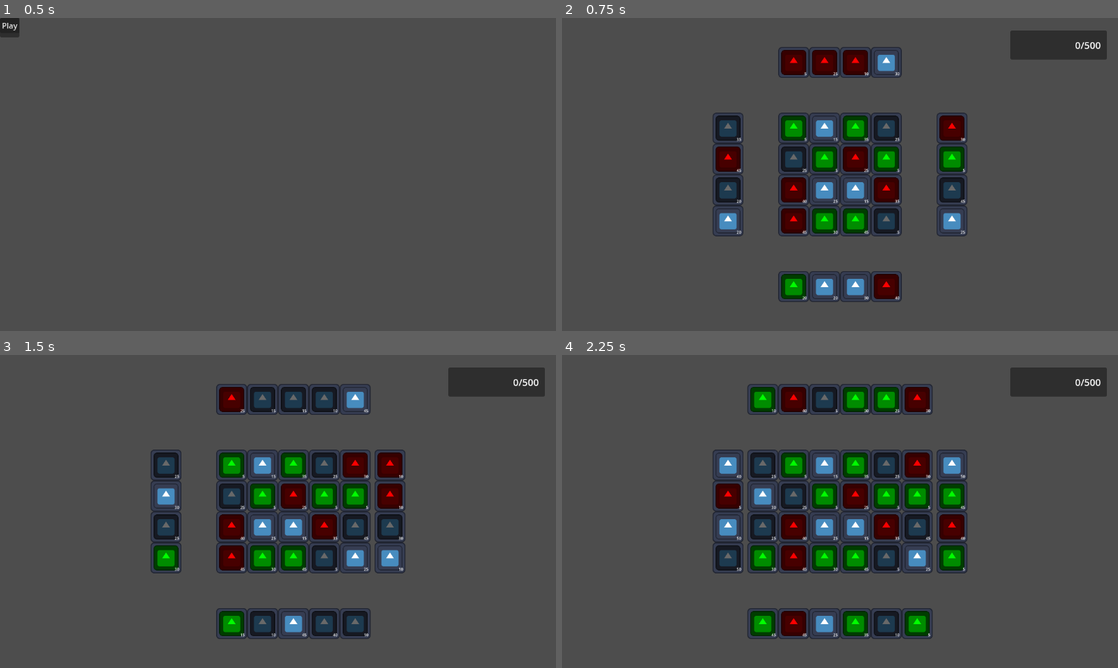
Above: before the commit, frames 1-4 (two rows, left to right).
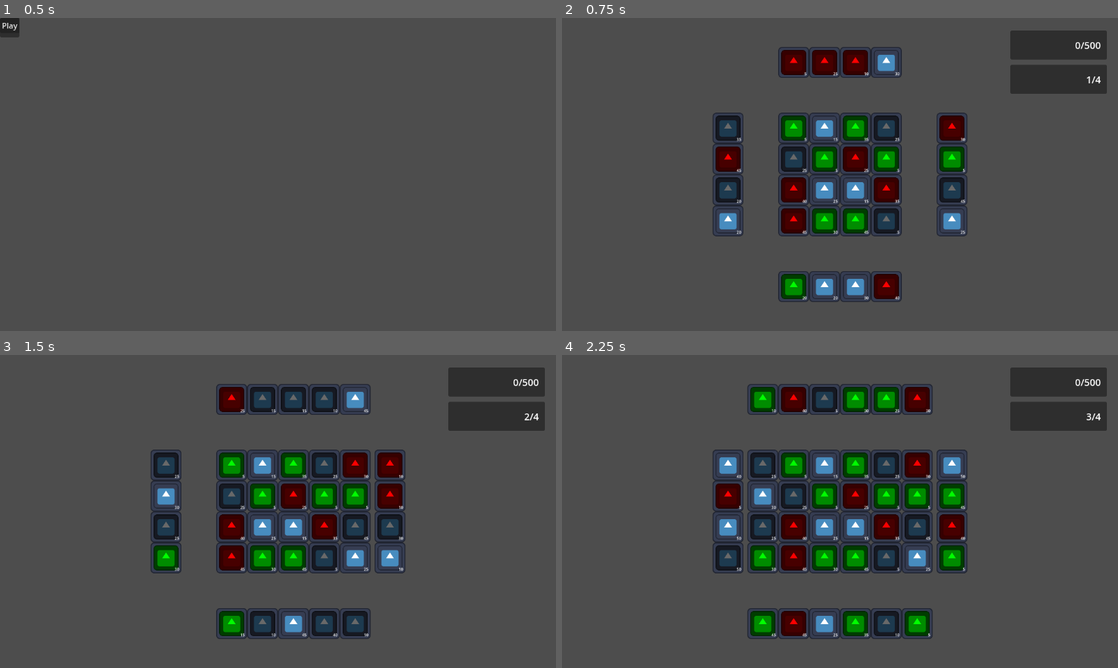
Above: after the commit, the same moments.

Repository: craigmjohnston/ld55
Game: Godot game, scene res://scenes/main.tscn
Two runs of this game, one before a commit and one after it. Both use one fixed random seed, a clock stepped at 60 frames per second and the inputs below. The engine's default icon, where the game draws it, is replaced by a stand-in: a white triangle on a blue panel in a dark square.
Inputs:
- Up to frame 1 (0.5 s): no input
- Up to frame 2 (0.75 s): click "Play" at 0.5 s
- Up to frame 3 (1.5 s): tap Enter at 1.25 s; hold Right (right_upnext) from 1.28 s (still down); hold Space (new_tile) from 1.28 s (still down)
- Up to frame 4 (2.25 s): release Right (right_upnext) at 2.03 s; release Space (new_tile) at 2.03 s; hold Left (left_upnext) from 2.03 s (still down); tap Space (new_tile) at 2.1 s

Frame 1 is identical in both runs. In frame 2, 1.6% of the frame differs, in the area x 80-98%, y 15-25%; in frame 3, 1.6%; in frame 4, 1.6%.

Commit message:
Turn counter on screen
Closes LD55-24

Diff:
--- a/scenes/gameplay.tscn
+++ b/scenes/gameplay.tscn
@@ -19,11 +19,12 @@
 
 [node name="Camera2D" type="Camera2D" parent="."]
 
-[node name="Game Manager" type="Node" parent="." node_paths=PackedStringArray("score_label")]
+[node name="Game Manager" type="Node" parent="." node_paths=PackedStringArray("score_label", "turns_label")]
 script = ExtResource("1_3sv4e")
 game_scene = ExtResource("3_l52he")
 max_turns = 4
 score_label = NodePath("../Score Panel/Label")
+turns_label = NodePath("../Turns Panel/Label")
 levels = Array[ExtResource("2_kxu0u")]([SubResource("Resource_iqxxp"), SubResource("Resource_m0jsd")])
 
 [node name="Score Panel" type="Panel" parent="."]
@@ -46,3 +47,24 @@
 label_settings = SubResource("LabelSettings_wvvlj")
 horizontal_alignment = 2
 vertical_alignment = 1
+
+[node name="Turns Panel" type="Panel" parent="."]
+anchors_preset = 1
+anchor_left = 1.0
+anchor_right = 1.0
+offset_left = 353.0
+offset_top = -227.0
+offset_right = 553.0
+offset_bottom = -167.0
+grow_horizontal = 0
+
+[node name="Label" type="Label" parent="Turns Panel"]
+layout_mode = 0
+offset_left = 12.0
+offset_top = 5.0
+offset_right = 188.0
+offset_bottom = 55.0
+text = "0"
+label_settings = SubResource("LabelSettings_wvvlj")
+horizontal_alignment = 2
+vertical_alignment = 1
--- a/scripts/Game Manager.gd
+++ b/scripts/Game Manager.gd
@@ -6,6 +6,7 @@
 @export var game_scene: PackedScene
 @export var max_turns: int
 @export var score_label: Label
+@export var turns_label: Label
 @export var levels: Array[Level]
 
 var board: Board
@@ -95,6 +96,7 @@
 	upnext_bottom.tile_size = board.tile_size
 
 	score_label.text = "0/" + str(current_level.target_score)
+	turns_label.text = "1/" + str(max_turns)
 
 	start_turn()
 
@@ -147,6 +149,7 @@
 	score_label.text = str(score) + "/" + str(current_level.target_score)
 
 	turn_counter += 1
+	turns_label.text = str(turn_counter+1) + "/" + str(max_turns)
 
 	if score > current_level.target_score:
 		if levels.size() > current_level_index + 1:
